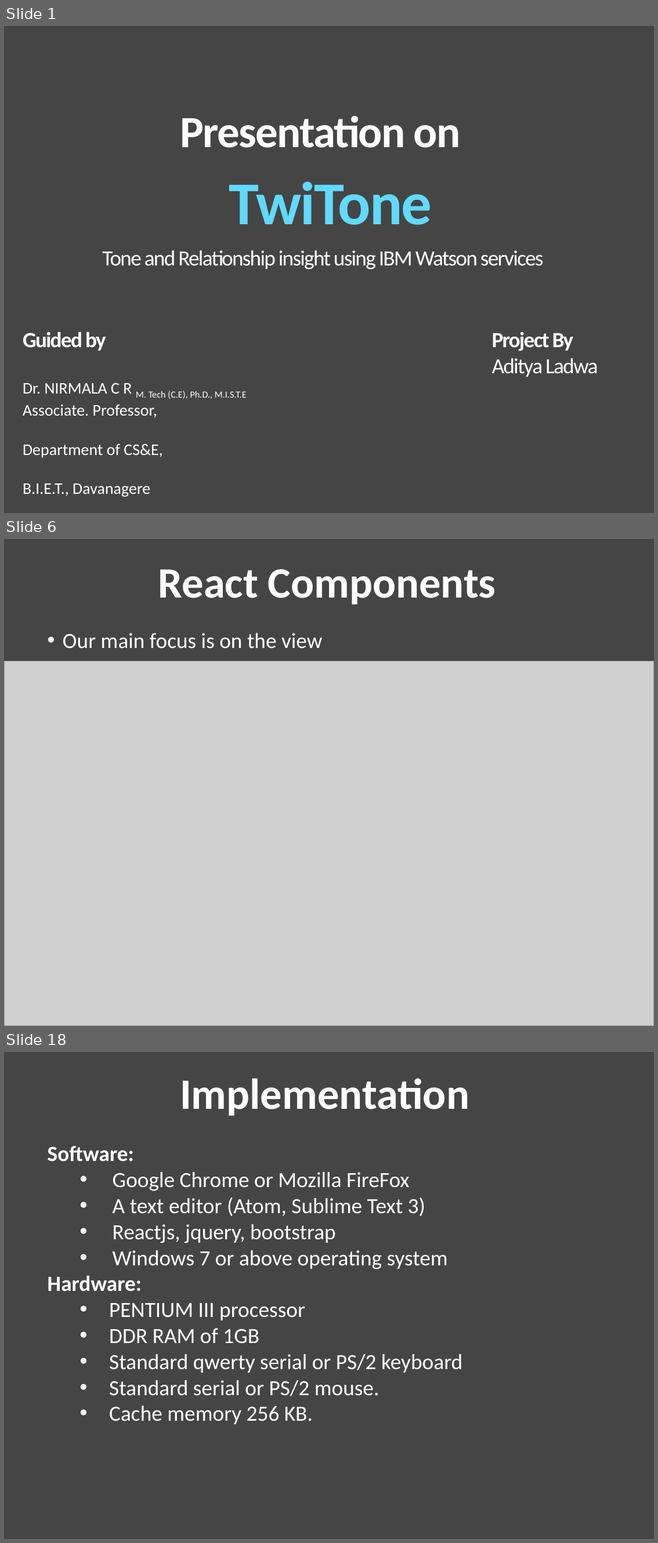
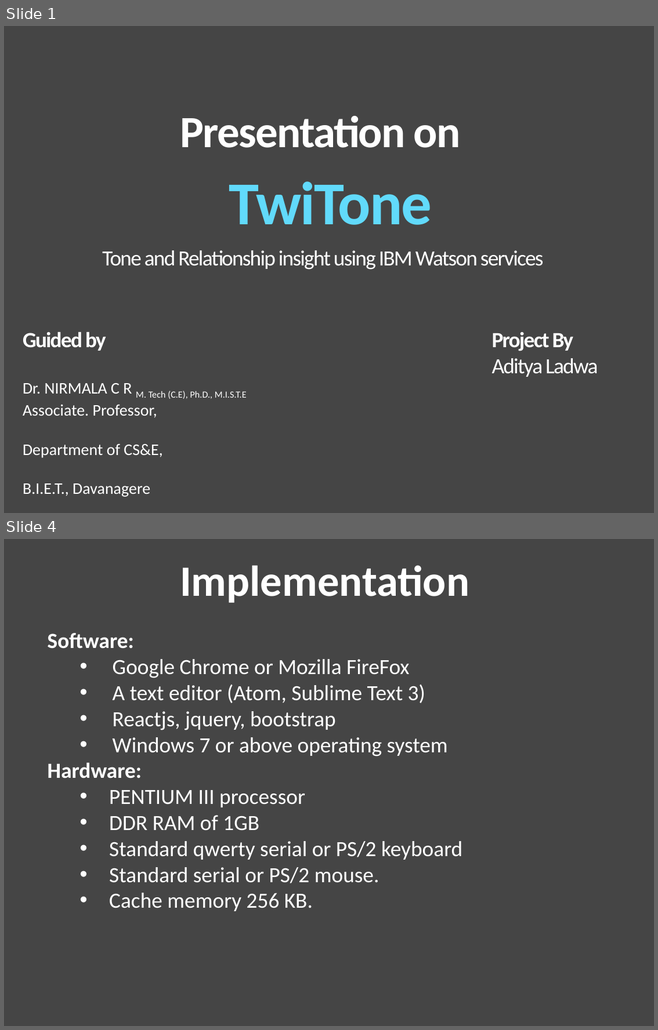
Before and after one commit to LadwaAditya/TwiTone, a slide deck: Presentation.pptx. Shown one above the other, each under a label of ours: slides 1, 6 and 18 before the commit, slides 1 and 4 after it; the slides between them are not shown. The pictures are 658x1543 and 658x1030 pixels, drawn with LibreOffice and Linux fonts; fonts in the diff are those of the drawing; grey boxes stand for pictures. Boxes give left, top, right and bottom in pixels: in the first picture for what was removed or moved away, otherwise in the second. Text is boxed around its words. In the diff, an @@ line names an element or a change of style, - is before the commit and + after.

```diff
--- a/Presentation.pptx
+++ b/Presentation.pptx
@@ slide 6 removed at bbox=[4, 539, 654, 1026], background #454545 @@
@@ text removed at bbox=[158, 569, 496, 605] @@
-React Components
@@ text removed at bbox=[63, 633, 322, 649] @@
-• Our main focus is on the view
@@ picture removed at bbox=[4, 661, 654, 1026] @@
@@ what was slide 18 is now slide 4 @@
```
Also in this commit, not shown: 1 slide changed, 2 slides added, 15 other slides removed.
